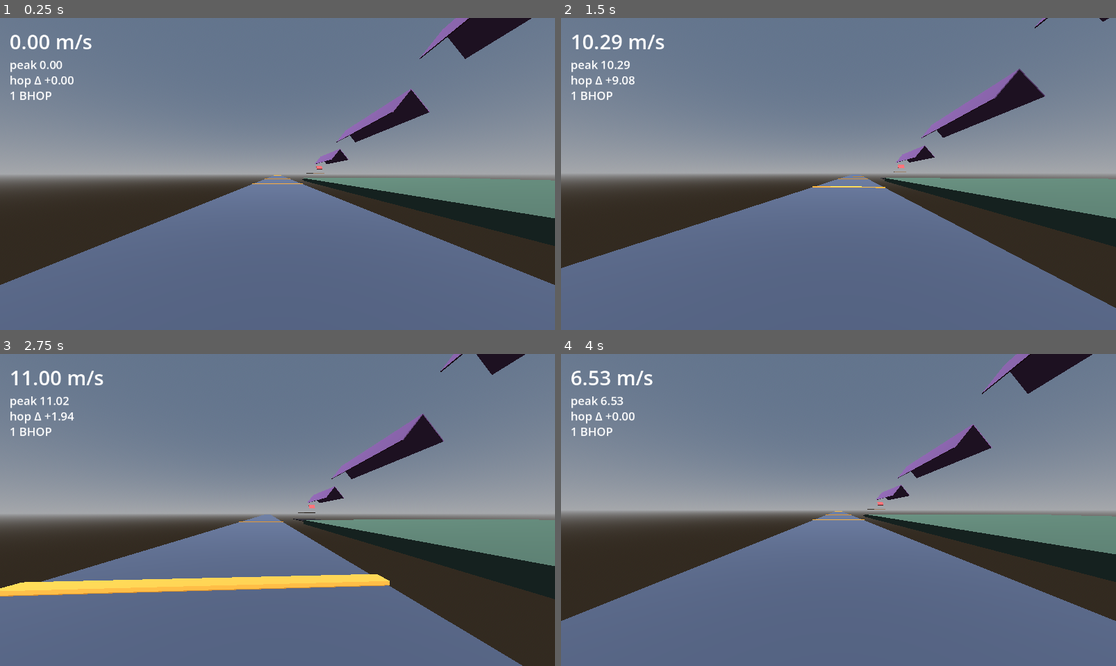
Above: before the commit, frames 1-4 (two rows, left to right).
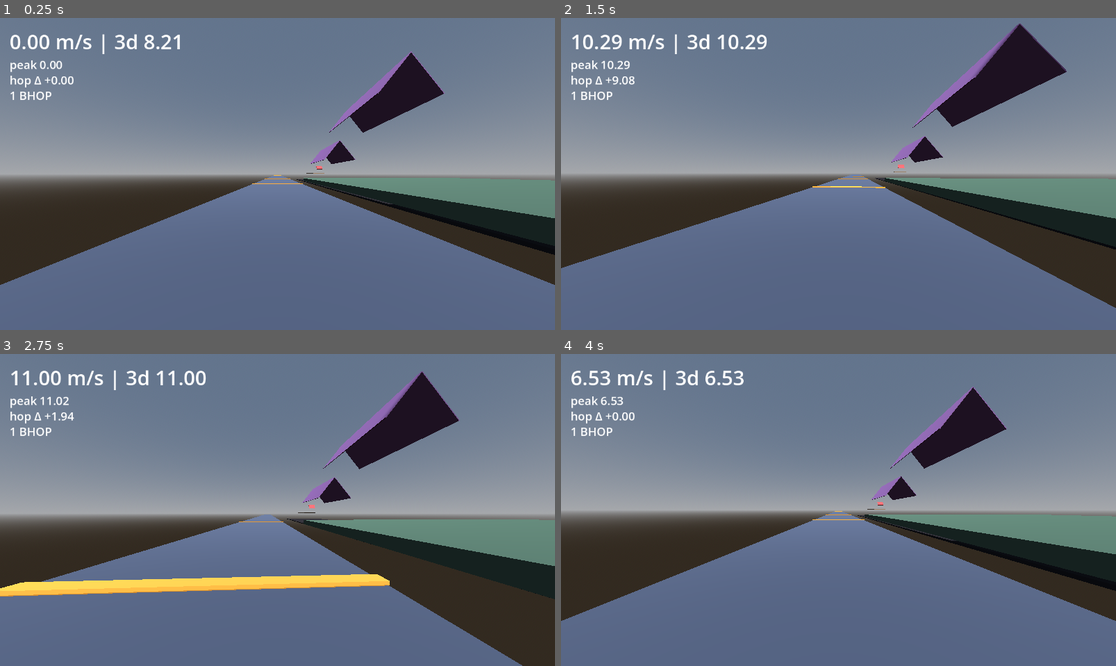
Above: after the commit, the same moments.

Repository: Crawford-Young/what-is-dark
Game: Godot game, scene res://scenes/momentum_lab.tscn
The game is run twice, just before and just after one commit, with the same random seed, the same clock (stepped at 60 frames per second) and the same inputs. This scene is started directly instead of the project's main scene.
Inputs (mouse positions are in pixels of both pictures, inside the frame that each line leads up to):
- Up to frame 1 (0.25 s): no input
- Up to frame 2 (1.5 s): tap Enter at 0.5 s; move the mouse to (866, 174) at 0.52 s; hold Q (glance) 0.53-1.28 s; hold W (move_forward) from 0.53 s (still down); click (866, 174) at 0.67 s; tap Space (jump) at 0.77 s; move the mouse to (810, 174) at 1.27 s; tap Shift at 1.35 s
- Up to frame 3 (2.75 s): keep holding W (move_forward); tap Space (jump) at 1.52 s; move the mouse to (288, 503) at 2.02 s; tap Alt at 2.1 s
- Up to frame 4 (4 s): keep holding W (move_forward); move the mouse to (832, 516) at 2.77 s; tap Ctrl at 2.85 s; click (832, 516) at 2.92 s; tap Space (jump) at 3.02, 3.77 s; move the mouse to (877, 513) at 3.52 s; tap R at 3.6 s

The runs differ from the first frame. In frame 1, 4.7% of the frame differs, in the area x 18-100%, y 0-76%; in frame 2, 4.5%; in frame 3, 4.1%; in frame 4, 4.7%.

Commit message:
feat: widen surf faces for longer descent, expose 3D speed on HUD
Co-Authored-By: Claude Fable 5 <noreply@anthropic.com>

Diff:
--- a/scripts/momentum_lab.gd
+++ b/scripts/momentum_lab.gd
@@ -5,7 +5,7 @@
 const STATIONS := [
 	{"label": "1 BHOP", "spawn": Vector3(0, 1.0, 5.0)},
 	{"label": "2 STRAFE", "spawn": Vector3(40, 1.0, 0.0)},
-	{"label": "3 SURF", "spawn": Vector3(90, 82, 24)},
+	{"label": "3 SURF", "spawn": Vector3(90, 119.5, 24)},
 ]
 const SURF_RAMP_ANGLE := 51.34  ## Momentum Mod 5:4-slope community build standard; descending
 ## stage — real surf maps never touch anything flat, speed comes from the descent itself
@@ -57,7 +57,7 @@
 		_last_takeoff = speed
 	_was_on_floor = on_floor
 
-	_speed_label.text = "%.2f m/s" % speed
+	_speed_label.text = "%.2f m/s | 3d %.2f" % [speed, _player.velocity.length()]
 	_peak_label.text = "peak %.2f" % _peak_speed
 	_hop_label.text = "hop Δ %+.2f" % (_last_takeoff - _prev_takeoff)
 
@@ -87,15 +87,17 @@
 	# each lower than the last, with 20 m air-transfer gaps between them — the descent itself is
 	# the speed source, nothing flat is ever touched until the final pit/landing.
 	# Scaled up for a higher speed ceiling (physics/control constants untouched — geometry only).
-	# Start platform: top y 81; player runs off -z edge onto ramp 1's peak region (peak_y 80, z 20).
-	_add_box(Vector3(90, 80.5, 26), Vector3(8, 1, 8), 0.0, Color(0.5, 0.4, 0.3))
-	# Ramp 1: peak_y 80, z span 20..-80. Bottom edges y ≈ 64.38 at x ≈ 90±12.49.
-	_ramp_pair(-30.0, SURF_RAMP_ANGLE, 80.0, 10.0, 100.0)
-	# Ramp 2: peak_y 58.9, z span -100..-200 (20 m transfer gap after R1). Bottom edges y ≈ 43.28.
-	_ramp_pair(-150.0, SURF_RAMP_ANGLE, 58.9, 10.0, 100.0)
-	# Ramp 3: peak_y 37.8, z span -220..-320 (20 m transfer gap after R2). Bottom edges y ≈ 22.18
-	# (transfer relation preserved: next peak = previous bottom edge - 5.5, same 20 m gaps).
-	_ramp_pair(-270.0, SURF_RAMP_ANGLE, 37.8, 10.0, 100.0)
+	# Faces widened 20 m -> 36 m (hw 10 -> 18) for a longer descent per ramp; bottom-edge chain
+	# and transfer relation preserved (next peak = previous bottom edge - 5.5, same 20 m gaps).
+	# Start platform: top y 118.5; player runs off -z edge onto ramp 1's peak region (peak_y 117.53, z 20).
+	_add_box(Vector3(90, 118.0, 26), Vector3(8, 1, 8), 0.0, Color(0.5, 0.4, 0.3))
+	# Ramp 1: peak_y 117.53, z span 20..-80. Bottom edges y ≈ 89.41 at x ≈ 90±22.49.
+	_ramp_pair(-30.0, SURF_RAMP_ANGLE, 117.53, 18.0, 100.0)
+	# Ramp 2: peak_y 83.91, z span -100..-200 (20 m transfer gap after R1). Bottom edges y ≈ 55.80.
+	_ramp_pair(-150.0, SURF_RAMP_ANGLE, 83.91, 18.0, 100.0)
+	# Ramp 3: peak_y 50.30, z span -220..-320 (20 m transfer gap after R2). Bottom edges y ≈ 22.18
+	# (R3 bottom edge preserved from the pre-widen stage so the kicker/landing chain is untouched).
+	_ramp_pair(-270.0, SURF_RAMP_ANGLE, 50.30, 18.0, 100.0)
 	# Up-kicker: raised + moved close to R3's exit (only 8 m past it, was 36 m) so mid-speed riders
 	# arrive shallow, not near-perpendicular -- clip retention depends on how parallel the arrival
 	# is to the face, not just landing inside the band (see report's post-clip energy table).
@@ -107,8 +109,9 @@
 	# Landing platform: top y 4, spans z -336..-420 (near edge pulled in 4 m so the
 	# slowest/steepest kicker exit lands the edge instead of pitting 1.25 m short).
 	_add_box(Vector3(90, 3.5, -378), Vector3(24, 1, 84), 0.0, Color(0.5, 0.4, 0.3))
-	# Pit: top y -12, spans x 65..115, z 50..-430. Touching it = obvious fail -> R reset.
-	_add_box(Vector3(90, -12.5, -190), Vector3(50, 1, 480), 0.0, Color(0.08, 0.06, 0.08))
+	# Pit: top y -12, widened to x 50..130 (margin past the new ±22.49 bottom edges), z 50..-430.
+	# Touching it = obvious fail -> R reset.
+	_add_box(Vector3(90, -12.5, -190), Vector3(80, 1, 480), 0.0, Color(0.08, 0.06, 0.08))
 
 
 func _ramp_pair(z_center: float, angle_deg: float, peak_y: float, half_width: float, length: float) -> void:
